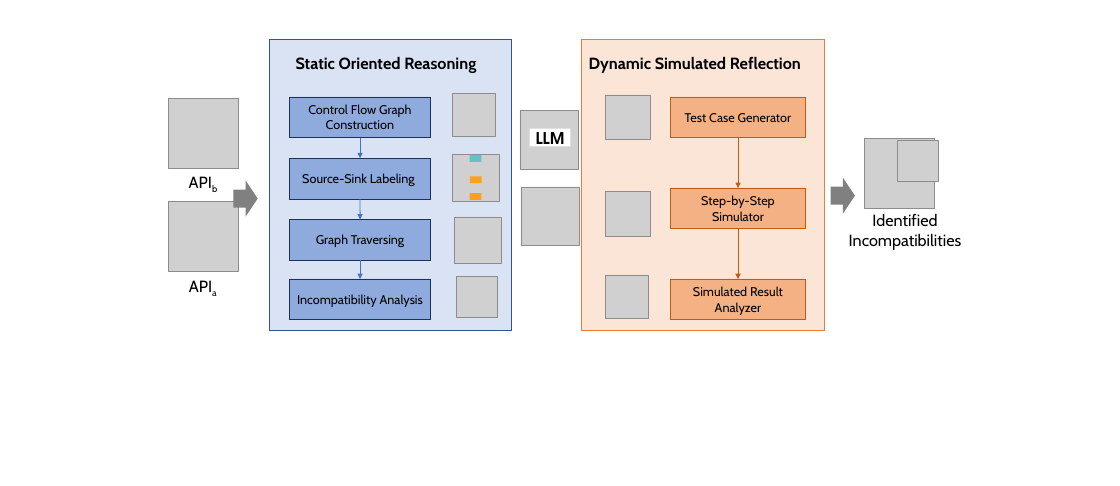
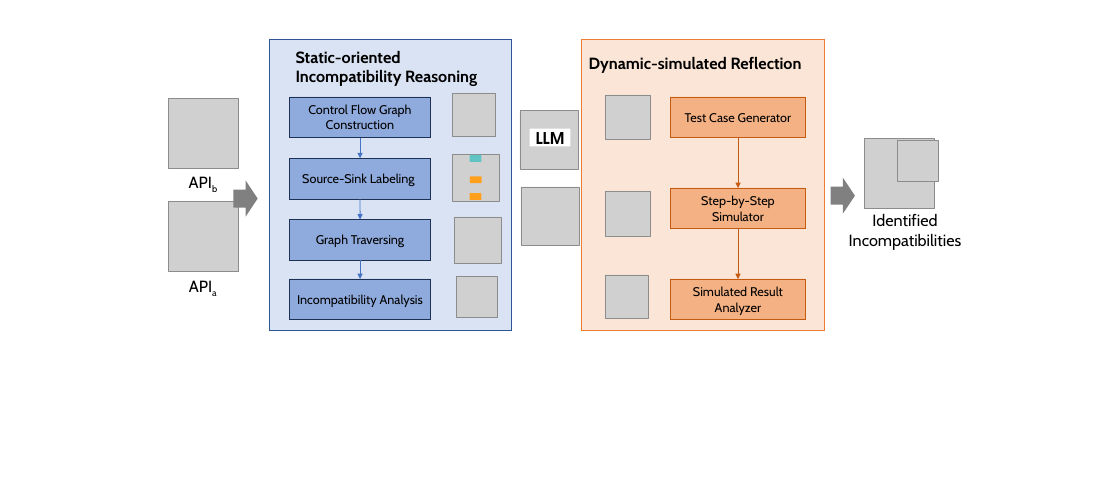
Before and after one commit to yangguangyishutou/performance, a slide deck: slide 1 of update/compatibility/fig/figures.pptx. Drawn at 1120x486 pixels with LibreOffice and Linux fonts; fonts in the diff are those of the drawing; grey boxes stand for pictures. Boxes give left, top, right and bottom in pixels: in the first picture for what was removed or moved away, otherwise in the second. Text is boxed around its words. In the diff, an @@ line names an element or a change of style, - is before the commit and + after.

```diff
--- a/update/compatibility/fig/figures.pptx
+++ b/update/compatibility/fig/figures.pptx
@@ text at (296, 51, 477, 86): text changed @@
-Static Oriented Reasoning
+Static-oriented Incompatibility Reasoning
@@ text at (589, 57, 802, 73): text changed @@
-Dynamic Simulated Reflection
+Dynamic-simulated Reflection
```
Also in this commit, not shown: 4 other files.
